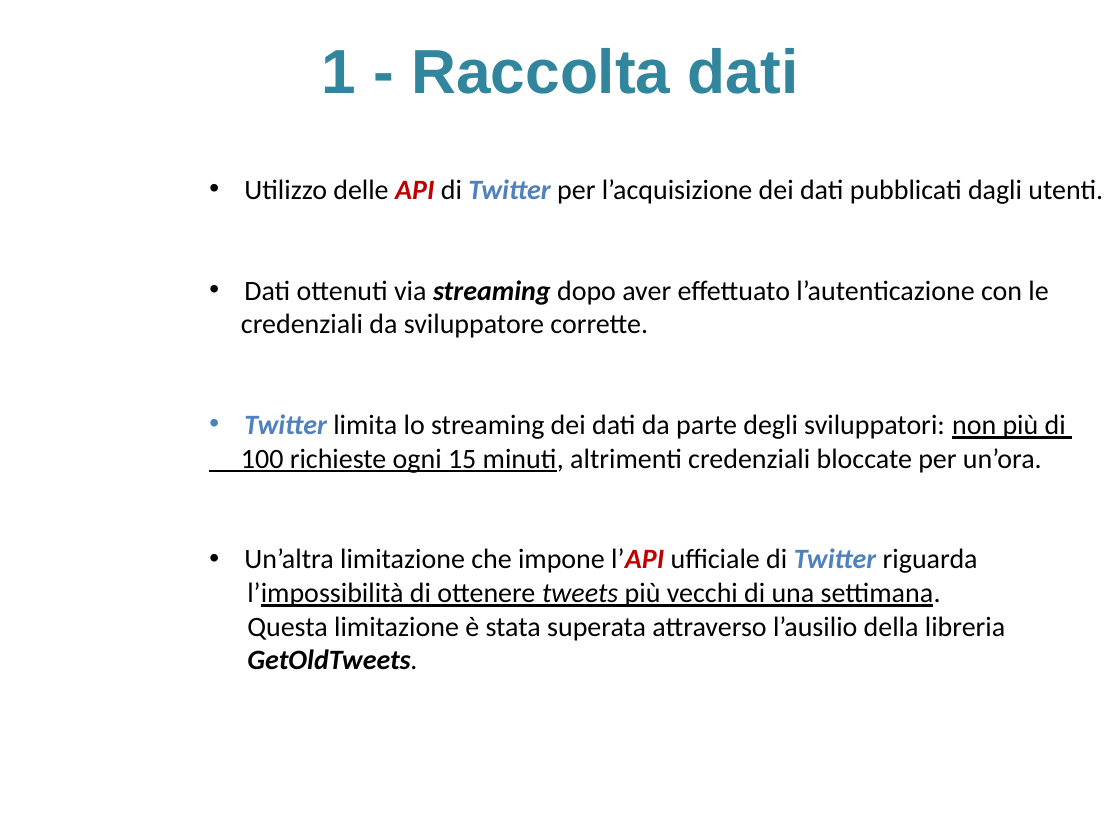
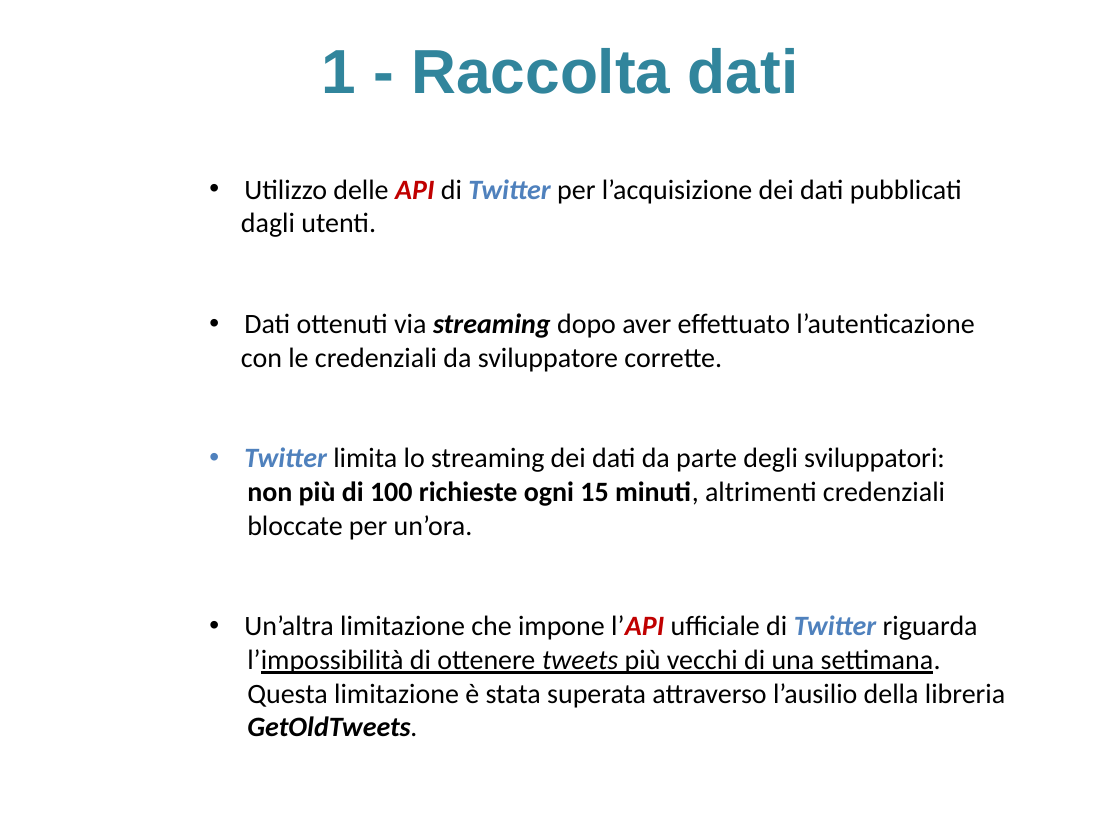
Before and after one commit to sidious1991/TesiLatex, a slide deck: slide 15 of PRESENTAZIONE_TESI/presentazione_agostini_stefano.pptx. Drawn at 1120x840 pixels with LibreOffice and Linux fonts; fonts in the diff are those of the drawing; background and template pictures are left out. Boxes give left, top, right and bottom in pixels: in the first picture for what was removed or moved away, otherwise in the second. Text is boxed around its words. In the diff, an @@ line names an element or a change of style, - is before the commit and + after.

```diff
--- a/PRESENTAZIONE_TESI/presentazione_agostini_stefano.pptx
+++ b/PRESENTAZIONE_TESI/presentazione_agostini_stefano.pptx
@@ text at (241, 179, 974, 540): text changed @@
-• Utilizzo delle API di Twitter per l’acquisizione dei dati pubblicati dagli utenti.
-• Dati ottenuti via streaming dopo aver effettuato l’autenticazione con le
-credenziali da sviluppatore corrette.
-• Twitter limita lo streaming dei dati da parte degli sviluppatori: non più di
-100 richieste ogni 15 minuti, altrimenti credenziali bloccate per un’ora.
+• Utilizzo delle API di Twitter per l’acquisizione dei dati pubblicati
+dagli utenti.
+• Dati ottenuti via streaming dopo aver effettuato l’autenticazione
+con le credenziali da sviluppatore corrette.
+• Twitter limita lo streaming dei dati da parte degli sviluppatori:
+non più di 100 richieste ogni 15 minuti, altrimenti credenziali
+bloccate per un’ora.
```
Also in this commit, not shown: 12 other slides changed, 1 slide added, 1 other file.
